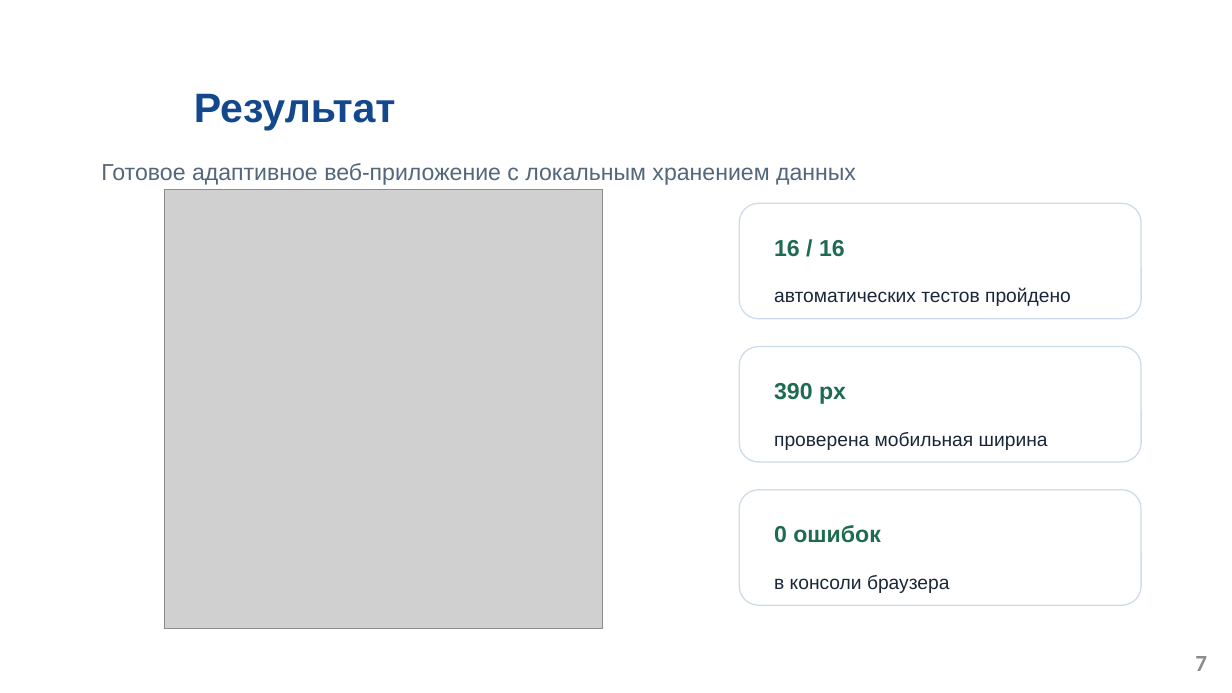
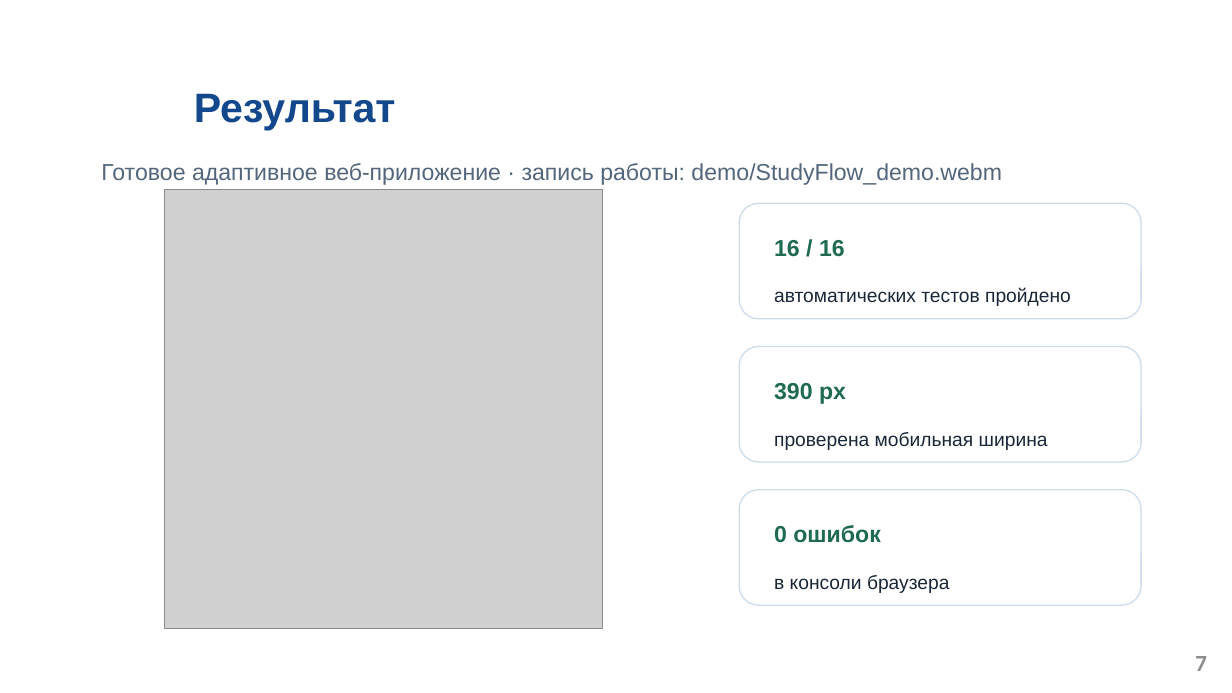
Before and after one commit to whetherit/studyflow-semester-project, a slide deck: slide 7 of presentation/StudyFlow_Агафонов_Глеб.pptx. Drawn at 1232x693 pixels with LibreOffice and Linux fonts; fonts in the diff are those of the drawing; grey boxes stand for pictures; background and template pictures are left out. Boxes give left, top, right and bottom in pixels: in the first picture for what was removed or moved away, otherwise in the second. Text is boxed around its words. In the diff, an @@ line names an element or a change of style, - is before the commit and + after.

```diff
--- a/presentation/StudyFlow_Агафонов_Глеб.pptx
+++ b/presentation/StudyFlow_Агафонов_Глеб.pptx
@@ text at (101,163,1002,185): text changed @@
-Готовое адаптивное веб-приложение с локальным хранением данных
+Готовое адаптивное веб-приложение · запись работы: demo/StudyFlow_demo.webm
```
Also in this commit, not shown: 1 other file.
